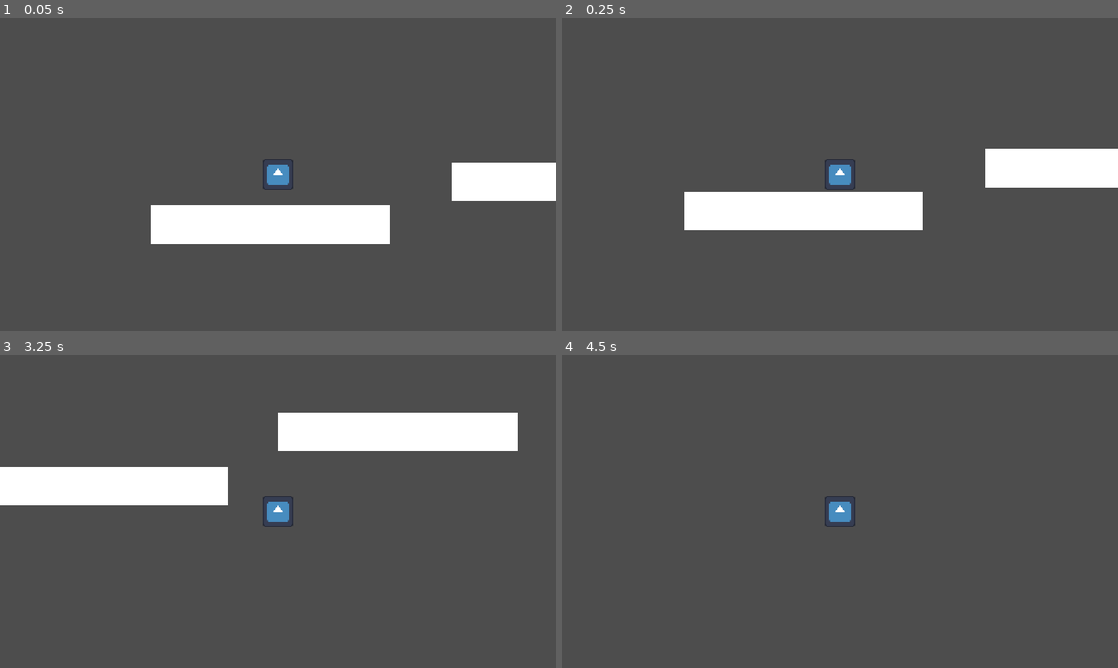
Above: before the commit, frames 1-4 (two rows, left to right).
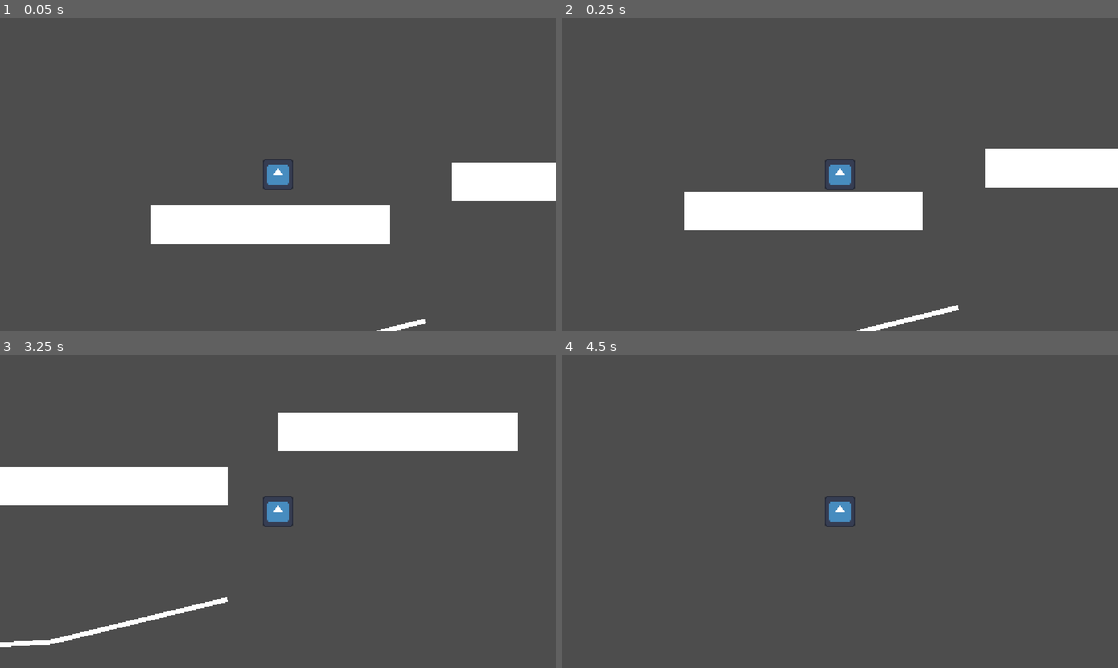
Above: after the commit, the same moments.

Repository: thirtyseventh-xyz/haven
Game: Godot game, scene res://levels/level_1.tscn
Same seed, same stepped clock (60 frames per second), same inputs: the game is played once before the commit and once after it. The project has no main scene, so this scene is started directly. The engine's default icon, where the game draws it, is replaced by a stand-in: a white triangle on a blue panel in a dark square.
Inputs:
- Up to frame 1 (0.05 s): no input
- Up to frame 2 (0.25 s): no input
- Up to frame 3 (3.25 s): tap Enter at 0.5 s; tap Space at 0.6, 0.77, 1.07, 1.35, 1.52, 1.82, 2.1, 2.85, 3.02 s
- Up to frame 4 (4.5 s): tap Space at 3.32, 3.6, 3.77, 4.07, 4.25, 4.35 s

The runs differ from the first frame. In frame 1, 0.1% of the frame differs, in the area x 67-77%, y 96-100%; in frame 2, 0.3%; in frame 3, 0.6%, in the area x 0-41%, y 77-94%; in frame 4, nothing differs.

Commit message:
broken line drawin

Diff:
--- a/levels/level_1.tscn
+++ b/levels/level_1.tscn
@@ -1,6 +1,7 @@
 [gd_scene format=3 uid="uid://b2gnc4ufb6b04"]
 
 [ext_resource type="PackedScene" uid="uid://8uqsydavrtke" path="res://objects/player/player.tscn" id="1_vn7o3"]
+[ext_resource type="Script" uid="uid://tghifcnl73av" path="res://levels/line_2d.gd" id="2_jirdo"]
 
 [sub_resource type="RectangleShape2D" id="RectangleShape2D_a5fwx"]
 size = Vector2(490, 74)
@@ -44,3 +45,11 @@
 
 [node name="Player" parent="." unique_id=1278515245 instance=ExtResource("1_vn7o3")]
 position = Vector2(544, 248)
+
+[node name="Line2D" type="Line2D" parent="." unique_id=1403083273]
+position = Vector2(320, 304)
+script = ExtResource("2_jirdo")
+
+[connection signal="new_line_point" from="Player" to="Line2D" method="new_point"]
+
+[editable path="Player"]
--- /dev/null
+++ b/levels/line_2d.gd
@@ -0,0 +1,13 @@
+extends Line2D
+
+var created_points:int = 0
+
+func _ready() -> void:
+	add_point(position)
+
+func new_point(pos:Vector2) -> void:
+	add_point(pos)
+	created_points += 1
+
+func track_last_point(new_pos:Vector2) -> void:
+	set_point_position(created_points, new_pos)
--- a/objects/player/player.gd
+++ b/objects/player/player.gd
@@ -3,15 +3,22 @@
 
 const SPEED = 300.0
 const JUMP_VELOCITY = -600.0
+signal new_line_point(pos:Vector2)
+signal track_last_point(pos:Vector2)
+
+func _ready() -> void:
+	new_line_point.emit(global_position)
 
 func _input(event: InputEvent) -> void:
 	if event is InputEventKey:
 		if event.pressed and event.keycode == KEY_SPACE and is_on_floor():
 			velocity.y = JUMP_VELOCITY
-
+			new_line_point.emit(global_position)
 
 func _physics_process(delta: float) -> void:
 	# Add the gravity.
+	track_last_point.emit(global_position)
+
 	if not is_on_floor():
 		velocity += get_gravity() * delta
 
Not shown, added: levels/line_2d.gd.uid
